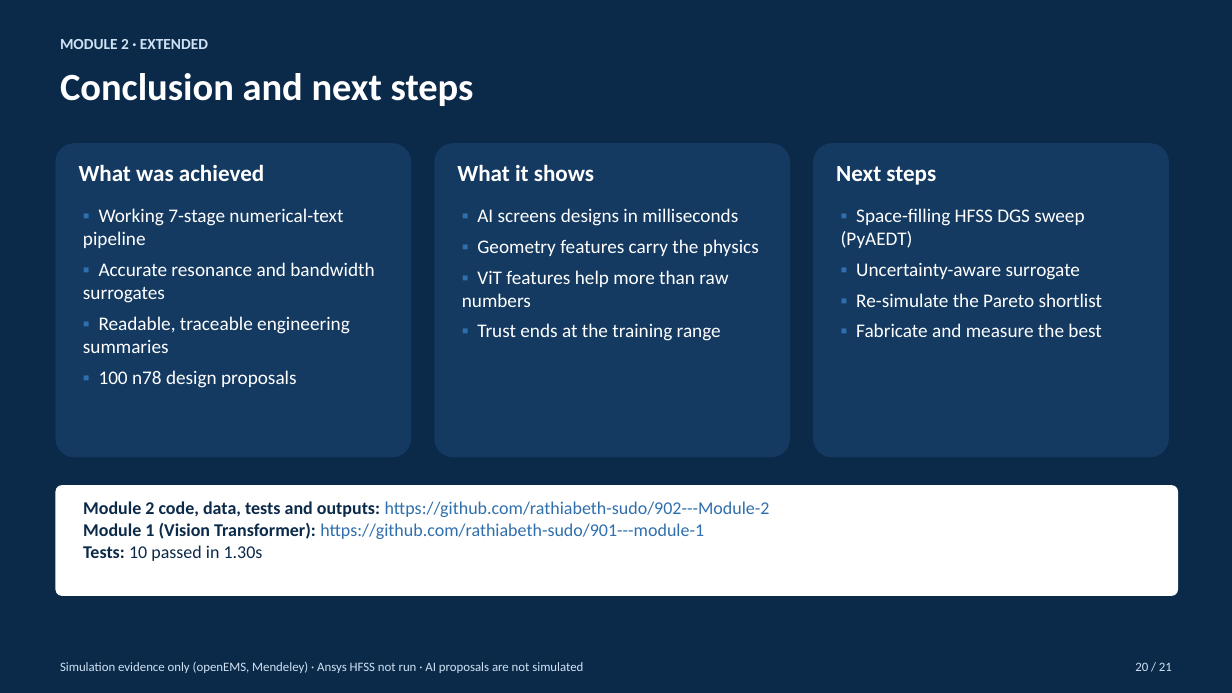
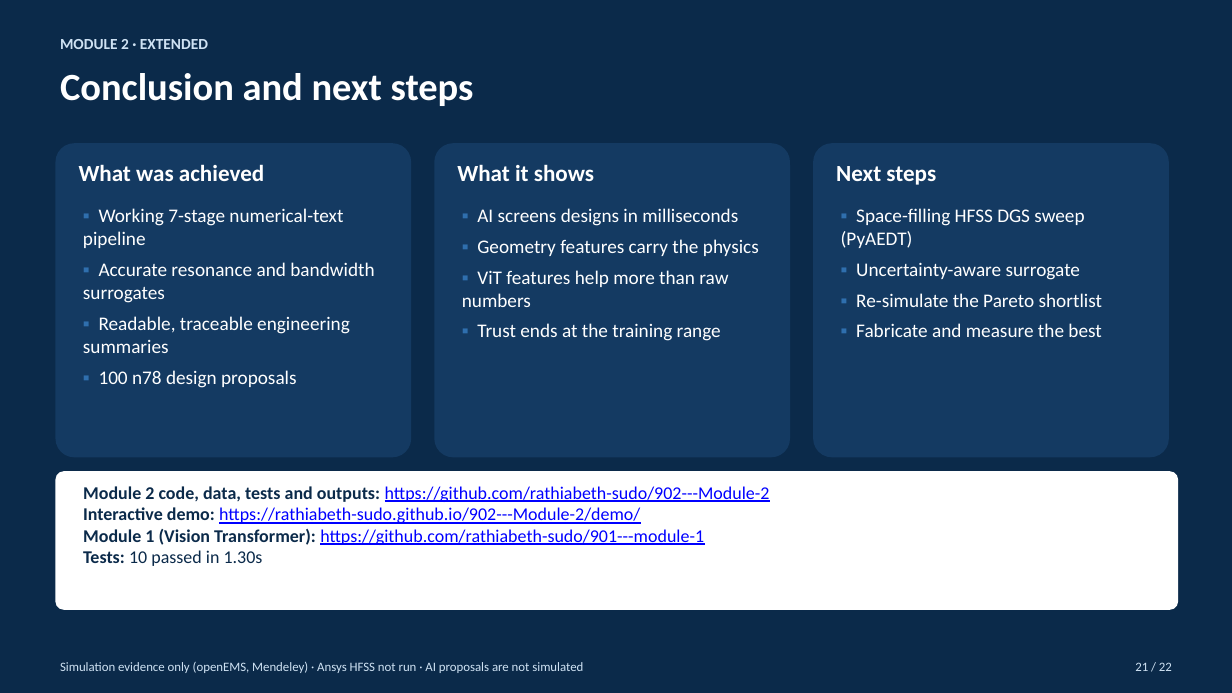
Before and after one commit to rathiabeth-sudo/902---Module-2, a slide deck: slide 21 of presentations/module2_extended_presentation.pptx (slide 20 before the commit). Drawn at 1232x693 pixels with LibreOffice and Linux fonts; fonts in the diff are those of the drawing. Boxes give left, top, right and bottom in pixels: in the first picture for what was removed or moved away, otherwise in the second. Text is boxed around its words. In the diff, an @@ line names an element or a change of style, - is before the commit and + after.

```diff
--- a/presentations/module2_extended_presentation.pptx
+++ b/presentations/module2_extended_presentation.pptx
@@ rounded rectangle: place and size @@
-rounded rectangle at box(55, 485, 1178, 596)
+rounded rectangle at box(55, 471, 1178, 610)
@@ text "Module 2 code, data, tests ...": place and size @@
-text "Module 2 code, data, tests ..." at box(83, 501, 770, 561)
+text "Module 2 code, data, tests ..." at box(83, 486, 770, 566)
@@ text at box(83, 507, 640, 524): paragraph added @@
+Interactive demo: https://rathiabeth-sudo.github.io/902---Module-2/demo/
@@ text at box(83, 486, 770, 545): text colour #2F6FAE to #0000FF, underline on in "https://github.com/rathiabeth-sudo/902---Module-2", "https://github.com/rathiabeth-sudo/901---module-1" @@
@@ text at box(1135, 662, 1172, 671): text changed @@
-20 / 21
+21 / 22
```
Also in this commit, not shown: 20 other slides changed, 1 slide added, 14 other files.
